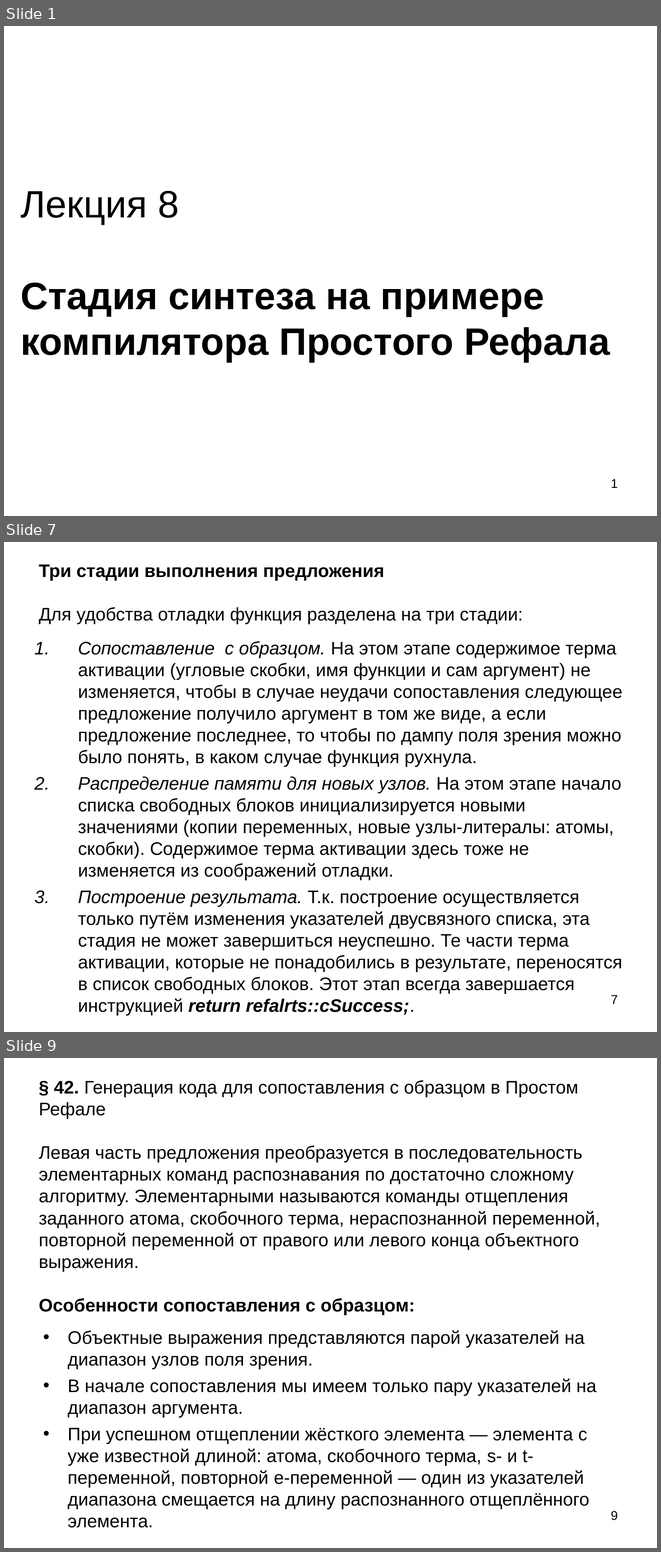
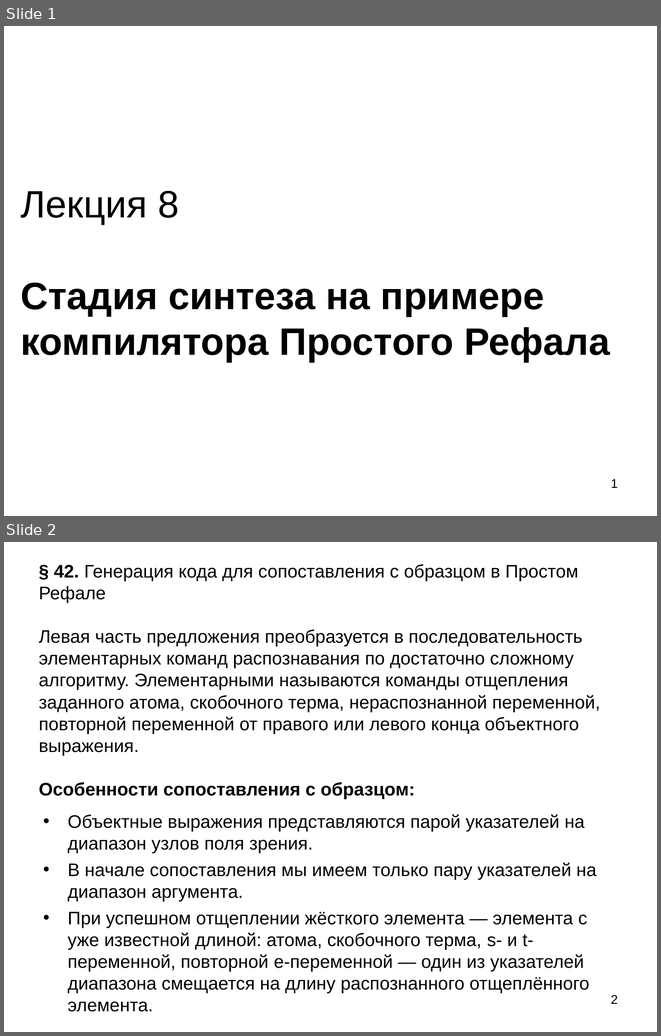
Before and after one commit to Mazdaywik/Refal-05, a slide deck: doc/Компилятор Простого Рефала.ppt. Shown one above the other, each under a label of ours: slides 1, 7 and 9 before the commit, slides 1 and 2 after it; the slides between them are not shown. The pictures are 661x1552 and 661x1036 pixels, drawn with LibreOffice and Linux fonts; fonts in the diff are those of the drawing. Boxes give left, top, right and bottom in pixels: in the first picture for what was removed or moved away, otherwise in the second. Text is boxed around its words. In the diff, an @@ line names an element or a change of style, - is before the commit and + after.

```diff
--- a/doc/Компилятор Простого Рефала.ppt
+++ b/doc/Компилятор Простого Рефала.ppt
@@ slide 7 removed at [4,542,657,1032], background #FFFFFF @@
@@ text removed at [39,564,523,624] @@
-Три стадии выполнения предложения
-Для удобства отладки функция разделена на три стадии:
@@ text removed at [78,641,623,1015] @@
-1. Сопоставление с образцом. На этом этапе содержимое терма активации (угловые скобки, имя функции и сам аргумент) не изменяется, чтобы в случае неудачи сопоставления следующее предложение получило аргумент в том же виде, а если предложение последнее, то чтобы по дампу поля зрения можно было понять, в каком случае функция рухнула.
-2. Распределение памяти для новых узлов. На этом этапе начало списка свободных блоков инициализируется новыми значениями (копии переменных, новые узлы-литералы: атомы, скобки). Содержимое терма активации здесь тоже не изменяется из соображений отладки.
-3. Построение результата. Т.к. построение осуществляется только путём изменения указателей двусвязного списка, эта стадия не может завершиться неуспешно. Те части терма активации, которые не понадобились в результате, переносятся в список свободных блоков. Этот этап всегда завершается инструкцией return refalrts::cSuccess;.
@@ page number removed at [611,995,618,1004] @@
-7
@@ what was slide 9 is now slide 2 @@
@@ page number at [611,995,618,1004]: text changed @@
-9
+2
```
Also in this commit, not shown: 6 other slides removed, 2 other files.
